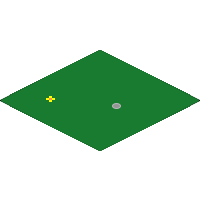
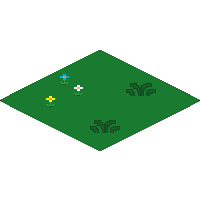
Layer changes from the first 200x200 image to the second:
hid "Ellipse 1" over [112, 103, 121, 109]
added layer "Layer 1 copy 2" above "Layer 1 copy" over [60, 74, 69, 85]
added layer "Layer 1 copy" above "grass copy" over [74, 85, 83, 96]
added layer "grass copy" (1st of 2) above "grass copy" over [126, 83, 156, 96]
added layer "grass copy" (2nd of 2) above "Layer 1" over [90, 120, 120, 133]
painted on "Layer 1" over [46, 102, 55, 107]
